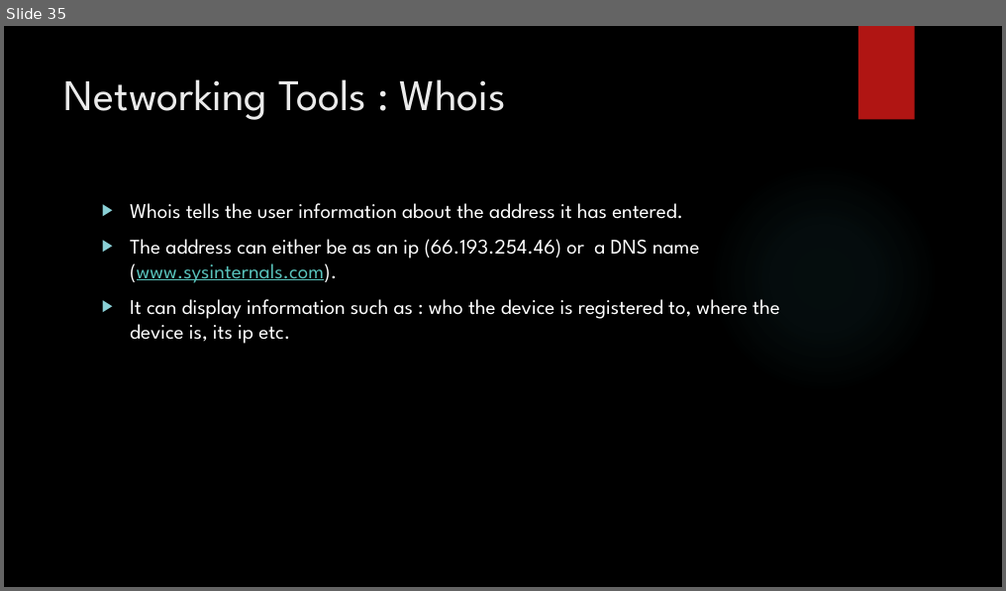
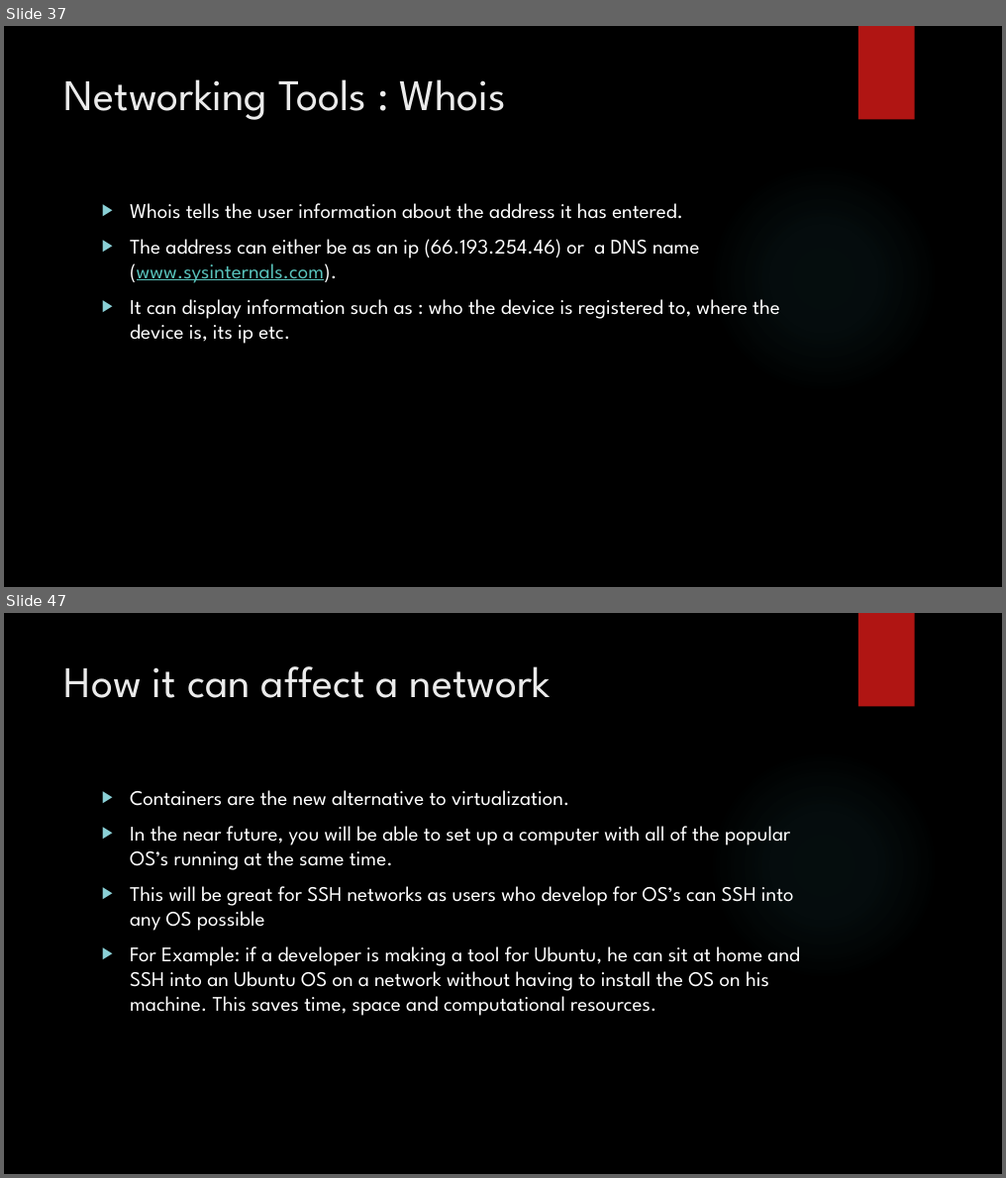
Before and after one commit to SimonLight001/College, a slide deck: Unit 5/Assignment 1/Unit 5 presentation for P1,2,3,M1.pptx. Shown one above the other, each under a label of ours: slide 35 before the commit, slides 37 and 47 after it; the slides between them are not shown. The pictures are 1006x591 and 1006x1178 pixels, drawn with LibreOffice and Linux fonts; fonts in the diff are those of the drawing; background and template pictures are left out. Boxes give left, top, right and bottom in pixels: in the first picture for what was removed or moved away, otherwise in the second. Text is boxed around its words. In the diff, an @@ line names an element or a change of style, - is before the commit and + after.

```diff
--- a/Unit 5/Assignment 1/Unit 5 presentation for P1,2,3,M1.pptx
+++ b/Unit 5/Assignment 1/Unit 5 presentation for P1,2,3,M1.pptx
@@ slide 47 added at box(4, 613, 1002, 1174), background picture (left out); not listed: 2 template elements that a slide beside it also shows @@
@@ title added at box(64, 666, 550, 698), 42 pt, text #EBEBEB @@
+How it can affect a network
@@ text added at box(130, 790, 800, 1016), 20 pt, text #FFFFFF @@
+▶ Containers are the new alternative to virtualization.
+▶ In the near future, you will be able to set up a computer with all of the popular OS’s running at the same time.
+▶ This will be great for SSH networks as users who develop for OS’s can SSH into any OS possible
+▶ For Example: if a developer is making a tool for Ubuntu, he can sit at home and SSH into an Ubuntu OS on a network without having to install the OS on his machine. This saves time, space and computational resources.
@@ what was slide 35 is now slide 37 @@
```
Also in this commit, not shown: 3 slides changed, 10 other slides added, 5 slides removed, 21 other files.
